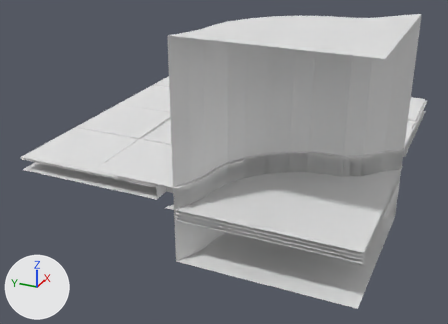
Renders of the FBX model Assets/Data/Level/Biomes/AbyssalRuins/Models/K_Floor_Liquid_1.fbx from each side of a commit.
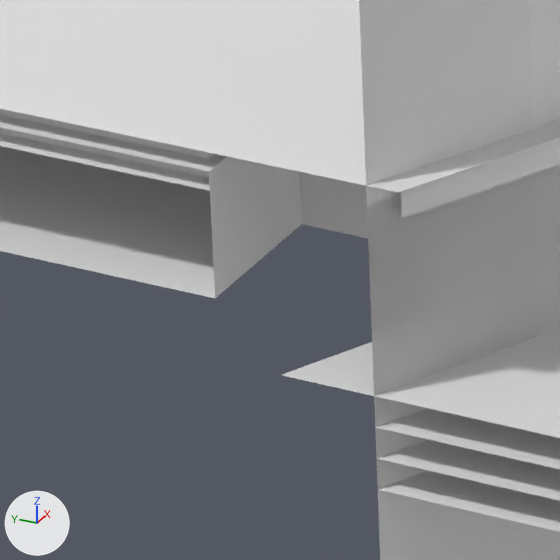
The first picture shows the older version from a 50 mm lens placed at (-8.76, -3.54, 3.66), pointed at (-0.53, 0.17, -0.46). The close-ups show the older and then the newer version on the part from 30% to 43% of the width and 52% to 70% of the height of that picture. Only the edits that show in the close-ups are written down. The lights are fixed; the arrows at lower left show +X, +Y and +Z. Where no turn or scale is listed for an object, it has been applied to the vertices.

Script lines for the objects in view, before the commit:
```python
me_k_floor_liquid_1 = bpy.data.meshes.new('K_Floor_Liquid_1')
me_k_floor_liquid_1.from_pydata(...)  # 915 vertices, 725 faces; spans x -2.5..2.5, y -2.5..2.5, z -1.1..0.04
# faces by material slot: [470, 101, 43, 28, 83]
me_k_floor_liquid_1.materials.append(mat_joint)  # white #e7e7e7
me_k_floor_liquid_1.materials.append(mat_floor)  # white #e7e7e7
me_k_floor_liquid_1.materials.append(mat_bank)  # white #e7e7e7
me_k_floor_liquid_1.materials.append(mat_liquid)  # white #e7e7e7
me_k_floor_liquid_1.materials.append(mat_glow)  # white #e7e7e7
# before: 189 (-2.25, 0.25, -0.03), 190 (-2.5, 0.25, -0.03) at pixel (209, 190), 210 (-2.25, 0.0, -0.03), 211 (-2.5, 0.0, -0.03) at pixel (367, 224), 439 (-2.23, 0.27, 0.02)
# before: 440 (-2.46, 0.27, 0.01), 445 (-2.23, 0.04, 0.02), 446 (-2.46, 0.04, 0.02), 463 (-2.46, 0.27, -0.03) at pixel (209, 177), 464 (-2.23, 0.27, -0.03)
# before: 466 (-2.23, 0.03, -0.03)
me_k_floor_liquid_1_colground0 = bpy.data.meshes.new('K_Floor_Liquid_1_ColGround0')
me_k_floor_liquid_1_colground0.from_pydata(...)  # 766 vertices, 707 faces; spans x -2.5..2.5, y -2.5..2.5, z -0.2..0.0
# before: 189 (-2.25, 0.25, 0.0), 190 (-2.5, 0.25, 0.0) at pixel (208, 171), 210 (-2.25, 0.0, 0.0), 211 (-2.5, 0.0, 0.0) at pixel (366, 205), 383 (-2.5, 0.25, -0.2) at pixel (215, 298)
# before: 384 (-2.25, 0.25, -0.2) at pixel (301, 224), 385 (-2.25, 0.0, -0.2), 386 (-2.5, 0.0, -0.2) at pixel (371, 333)
me_k_floor_liquid_1_colwatersurface2 = bpy.data.meshes.new('K_Floor_Liquid_1_ColWaterSurface2')
me_k_floor_liquid_1_colwatersurface2.from_pydata(...)  # 192 vertices, 171 faces; spans x -2.5..0.0, y -2.5..0.0, z -0.45..-0.35
ob_k_floor_liquid_1 = bpy.data.objects.new('K_Floor_Liquid_1', me_k_floor_liquid_1)
ob_k_floor_liquid_1.location = (0.0, 0.0, 0.0)
ob_k_floor_liquid_1_colground0 = bpy.data.objects.new('K_Floor_Liquid_1_ColGround0', me_k_floor_liquid_1_colground0)
ob_k_floor_liquid_1_colground0.location = (0.0, 0.0, 0.0)
ob_k_floor_liquid_1_colwatersurface2 = bpy.data.objects.new('K_Floor_Liquid_1_ColWaterSurface2', me_k_floor_liquid_1_colwatersurface2)
ob_k_floor_liquid_1_colwatersurface2.location = (0.0, 0.0, 0.0)
# also in view: 'K_Floor_Liquid_1_ColWaterBlocker2' at (-1.25, -1.25, 0.8)
```
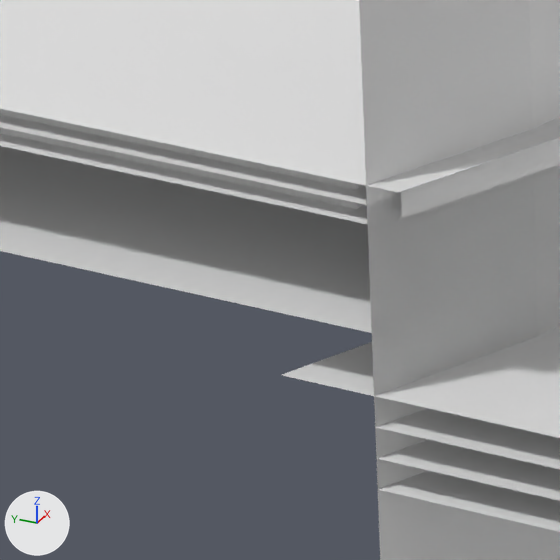
Pixel boxes [x1, y1, x2, y2] of what changed, in the close-ups (560 x 560 px; the box of a moved part takes in the faces that stretch with it):
part 1 of me_k_floor_liquid_1, built on (mostly hidden before)
    before: [208, 152, 214, 158]
    after: [208, 152, 368, 224]
part 2 of me_k_floor_liquid_1_colground0, moved or reshaped
    before: [209, 156, 368, 298]
    after: [209, 161, 372, 333]

The change, as a list of edits to the scene's bpy script:
```text
Change me_k_floor_liquid_1:
    used by ob_k_floor_liquid_1; location = (0.0, 0.0, 0.0)
    verts and faces of me_k_floor_liquid_1; kept vertices keep their numbers, new ones are numbered from 915
    remove me_k_floor_liquid_1.from_pydata(...)  # 915 vertices, 725 faces; spans x -2.5..2.5, y -2.5..2.5, z -1.1..0.04
    add me_k_floor_liquid_1.from_pydata(...)  # 915 vertices, 729 faces; spans x -2.5..2.5, y -2.5..2.5, z -1.1..0.04
    me_k_floor_liquid_1 part 1
    add delete_vertices([464])  # with the faces that use them
    add verts[915] = (-2.46, 0.03, -0.03)  # pixel (357, 209)
    add faces += [(189, 190, 211, 210), (445, 446, 915, 466), (440, 463, 915, 446)]  # mat_joint (white #e7e7e7)
    add faces += [(439, 440, 446, 445)]  # mat_floor (white #e7e7e7)
    other edits to the shape of me_k_floor_liquid_1 do not show in these pictures
Change me_k_floor_liquid_1_colground0:
    used by ob_k_floor_liquid_1_colground0; location = (0.0, 0.0, 0.0)
    verts and faces of me_k_floor_liquid_1_colground0; kept vertices keep their numbers, new ones are numbered from 766
    remove me_k_floor_liquid_1_colground0.from_pydata(...)  # 766 vertices, 707 faces; spans x -2.5..2.5, y -2.5..2.5, z -0.2..0.0
    add me_k_floor_liquid_1_colground0.from_pydata(...)  # 766 vertices, 705 faces; spans x -2.5..2.5, y -2.5..2.5, z -0.2..0.0
    me_k_floor_liquid_1_colground0 part 2
    add delete_faces([(189, 190, 383, 384), (189, 384, 385, 210), (210, 385, 386, 211)])
    add faces += [(189, 190, 211, 210), (383, 384, 385, 386)]
    other edits to the shape of me_k_floor_liquid_1_colground0 do not show in these pictures
```
